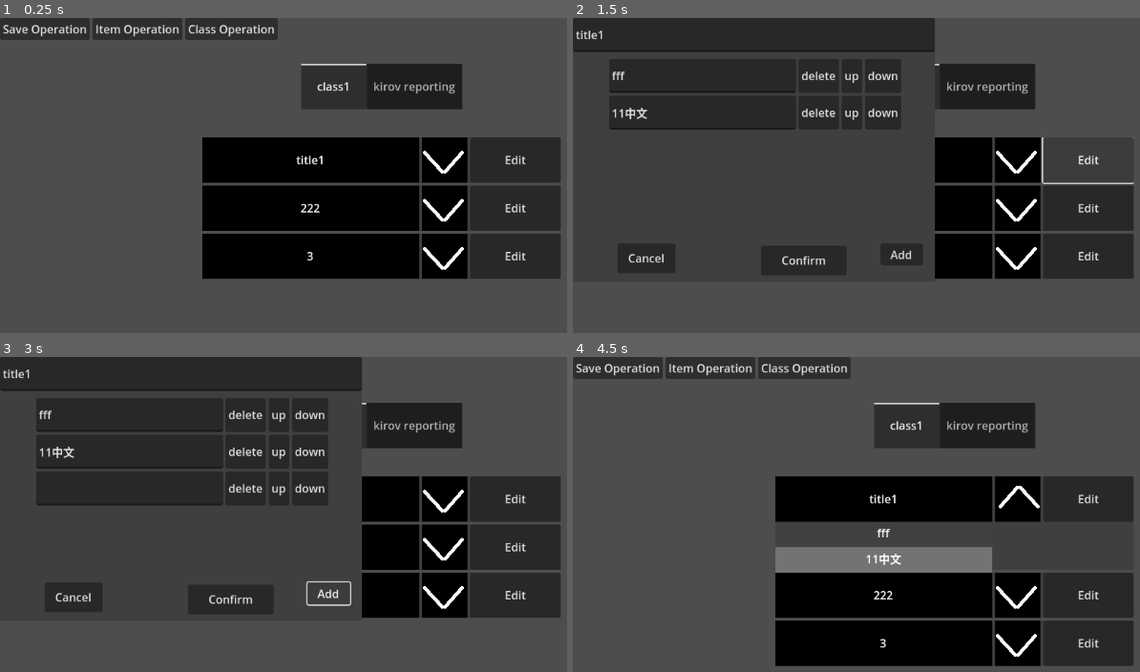
Above: before the commit, frames 1-4 (two rows, left to right).
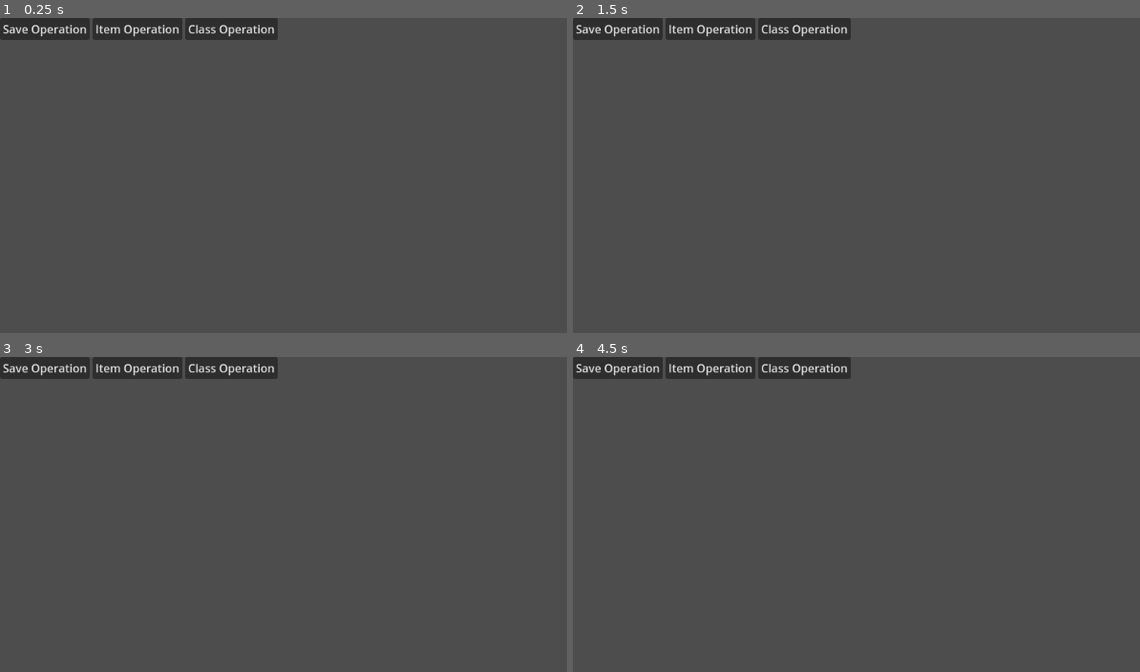
Above: after the commit, the same moments.

Repository: lfoxhlnut/KeyManager
Game: Godot game, scene res://ui/main.tscn
The game is run twice, just before and just after one commit, with the same random seed, the same clock (stepped at 60 frames per second) and the same inputs.
Inputs (mouse positions are in pixels of both pictures, inside the frame that each line leads up to):
- Up to frame 1 (0.25 s): no input
- Up to frame 2 (1.5 s): click (884, 159) at 0.5 s, where only the run before the commit has a clickable "title1"; click (1088, 159) at 1.25 s, where only the run before the commit has a clickable "Edit"
- Up to frame 3 (3 s): click (311, 546) at 2 s, where only the run before the commit has a clickable "222"; click (311, 596) at 2.75 s, where only the run before the commit has a clickable "3"
- Up to frame 4 (4.5 s): click (805, 599) at 3.5 s, where only the run before the commit has a clickable "Confirm"; click (1015, 498) at 4.27 s

The runs differ from the first frame. In frame 1, 31% of the frame differs, in the area x 35-99%, y 14-83%; in frame 2, 33%; in frame 3, 40%, in the area x 0-99%, y 0-83%; in frame 4, 34%.

Commit message:
changed save structure
added comments
now the class can maintain its order after loading and modifying

Diff:
--- a/script/content.gd
+++ b/script/content.gd
@@ -4,10 +4,22 @@
 const ItemTscn := preload("res://ui/item.tscn")
 @export var min_title_text_size: int = 12	# 官方没有提供 tab min width 这样的功能, 出此下策
 
-var data_dict: Dictionary = {}:
+
+var tab_title: Array[String] = []
+var tab_info: Array[Array] = []
+# 学到的: 这里封装 current_... 使得下次修改存档版本会变得简单得多
+var current_tab_title: String = "":
 	set(v):
-		data_dict = v.duplicate()
-		initialize()
+		tab_title[title.current_tab] = v
+	get:
+		return tab_title[title.current_tab]
+var current_tab_info: Array[Data] = []:
+	set(v):
+		tab_info[title.current_tab] = v
+	get:
+		# 这里不需要借助 modify_arr_with_data() 是因为 set_save_data() 在添加的时候用的临时数组 t 声明了 Array[Data]
+		return tab_info[title.current_tab]
+
 @onready var title: TabBar = $Title
 @onready var center_container: CenterContainer = $CenterContainer
 @onready var scroll_container: ScrollContainer = $CenterContainer/ScrollContainer
@@ -16,18 +28,6 @@
 
 
 func _ready() -> void:
-	data_dict = {
-		"class1": [
-			Data.new("title1", ["fff", "11中文"]),
-			Data.new("222", []),
-			Data.new("3", ["password", "11中文"]),
-		],
-		"kirov reporting": [
-			Data.new("vehicle", ["fff", "11中文"]),
-			Data.new("222", ["password", "11中文"]),
-			Data.new("3", ["password", "11中文"]),
-		],
-	}
 	_on_title_resized()
 
 
@@ -37,10 +37,83 @@
 
 func initialize() -> void:
 	title.clear_tabs()
-	for key: String in data_dict:
+	for key: String in tab_title:
 		add_title_tab(key)
 
 	_on_title_tab_changed(title.current_tab)
+
+
+func set_save_data(d: Dictionary, ver: String) -> void:
+	# 学到的: 对于这种简单的数据结构, 自己手写转换就行了, 在支持不完善的框架里尝试一劳永逸地解决这个问题会非常困难甚至不可能
+	match ver:
+		"0.0":
+			"""
+d like this
+d = {
+	"class1": [
+		Data.new("title1", ["fff", "11中文"]),
+		Data.new("222", ["password", "11中文"]),
+		Data.new("3", ["password", "11中文"]),
+	],
+	"kirov reporting": [
+		Data.new("vehicle", ["fff", "11中文"]),
+		Data.new("222", ["password", "11中文"]),
+		Data.new("3", ["password", "11中文"]),
+	],
+}
+var encoded := JSON.stringify(data_dict)
+var decoded: Dictionary = JSON.parse_string(encoded)
+print(decoded)
+print(typeof(decoded["class1"]))		# Array
+print(decoded["class1"][0] is String)	# true
+			"""
+			# convert to 1.0
+			for key: String in d:
+				tab_title.append(key)
+				var data_arr: Array[Data] = []
+
+				# 如果当时存档的时候, 某一个数组只有一个 str 成员, 那么 JSON.stringfy() 会把它转换成单个 str 而非 [str]
+				if d[key] is String:
+					d[key] = [d[key]]
+
+				# Array[str] -> Array[Data]
+				for i: String in d[key]:
+					data_arr.append(Data.from_string(i))
+				tab_info.append(data_arr)
+
+		"1.0":
+			"""
+d = {
+	tab_title=[
+		"class1",
+		"class2",
+	],
+	tab_info=[
+		[Data.new(),Data.new(),Data.new(),],
+		[Data.new(),Data.new(),Data.new(),],
+	]
+}
+			"""
+			tab_title = []
+			tab_info = []
+			for i: String in d["tab_title"]:
+				tab_title.append(i)
+			for i: Array in d["tab_info"]:
+				var t: Array[Data] = []
+				for k: String in i:
+					t.append(Data.from_string(k))
+				tab_info.append(t)
+		_:
+			print_debug("unknown save version")
+
+	initialize()
+
+
+func get_save_data() -> Dictionary:
+	return {
+		tab_title=tab_title,
+		tab_info=tab_info,
+	}
 
 
 func add_title_tab(s: String) -> void:
@@ -64,17 +137,16 @@
 	scroll_container.custom_minimum_size.y = center_container.size.y * 0.9
 
 
-func _on_title_tab_changed(tab: int = title.current_tab) -> void:
+func _on_title_tab_changed(_tab: int = title.current_tab) -> void:
 	free_vbox_children()
-	var key: String = get_title_tab_text(tab)
-	for id: int in data_dict[key].size():
+	for id: int in current_tab_info.size():
 		var item: Item = ItemTscn.instantiate()
 		# NOTE: gdscript 里没有函数闭包, 不能访问函数的局部变量
 		# 但是 局部节点变量的 queue_free() 是有用的, 全局变量或说类的成员也是可以访问的
-		item.data_modified.connect(func():
-			data_dict[key][id] = item.data
+		item.data_modified.connect(func():	# 单个 item 的数据修改不是 content.gd 管的, 不过这没问题, TODO: 也许应该把 content.gd 简化一下, 部分功能下放到子节点的脚本
+			current_tab_info[id] = item.data
 		)
-		item.data = data_dict[key][id]
+		item.data = current_tab_info[id]
 		v_box.add_child(item)
 
 		# NOTE: 必须主动展开一次, item 的 size, min_size 才是正确的
@@ -83,69 +155,60 @@
 		scroll_container.custom_minimum_size.x = item.custom_minimum_size.x
 
 
-func get_title_tab_text(tab: int) -> String:
-	## 优先使用此函数替代 title.get_tab_title()
-	var res := title.get_tab_title(tab).strip_edges()
-	return res
-
-
 func free_vbox_children() -> void:
 	for i: Node in v_box.get_children():
 		i.queue_free()
 
 
 func add_item(data: Data) -> void:
-	var key := get_title_tab_text(title.current_tab)
-	(data_dict[key] as Array).append(data)
+	current_tab_info.append(data)
+	# append 不会触发 setter
 	_on_title_tab_changed(title.current_tab)
 
 
 func add_class(data: Data) -> void:
-	if not data_dict.has(data.title):
+	if not tab_title.has(data.title):
 		title.add_tab(data.title)
-		data_dict[data.title] = []
+		tab_info.append([])
 	for i: String in data.info:
-		(data_dict[data.title] as Array).append(Data.new(i))
-
-	initialize()	# 只设置 data_dict 的一个键, 会触发 setter 吗
+		tab_info[-1].append(Data.new(i))
 
 
 func modify_current_class(modified: Data) -> void:
-	var key := get_title_tab_text(title.current_tab)
-	var items: Array[Data] = []
-
-	if modified.title != key and data_dict.has(modified.title):
-		# 当前 class 新的名字与原有的重复
+	var res: Array[Data] = []
+
+	# 判断当前 class 修改后是否与其他的 class 冲突
+	if modified.title != current_tab_title and tab_title.has(modified.title):
 		# TODO: 警告用户
-		items = data_dict[modified.title]	# 无需深复制
+		# 默认和原有的 class 合并
+		var id := tab_title.find(modified.title)
+		res = tab_info[id]	# 无需深复制
 
 	# 筛选出保留下的那些 item
 	for i: String in modified.info:
-		for k: Data in data_dict[key]:
+		for k: Data in current_tab_info:
 			if k.title == i:
-				items.append(k)
+				res.append(k)
 				break
 
-	data_dict.erase(key)
-	data_dict[modified.title] = items
-	initialize()
-
-	# 切换 tab 到刚刚修改过的 class
-	var tab_id := get_tab_id_by_text(modified.title)
-	assert(tab_id != -1)
-	title.current_tab = tab_id	# 会触发_on_title_tab_changed
-
-
+	current_tab_title = modified.title
+	current_tab_info = res
+	_on_title_tab_changed()
+
+
+## 返回的 Data 中, title 是当前 class 的 title, info 的各项是当前 class 所有 item 的 title
+## 用于修改当前 class(修改 class 的名字, 重排 item 的顺序)
 func get_current_class_info() -> Data:
-	var key := get_title_tab_text(title.current_tab)
 	var info: Array[String] = []
-	for i: Data in data_dict[key]:
+	for i: Data in current_tab_info:
 		info.append(i.title)
-	return Data.new(key, info)
-
-
-func get_tab_id_by_text(s: String) -> int:
-	for i: int in title.tab_count:
-		if get_title_tab_text(i) == s:
-			return i
-	return -1
+	return Data.new(current_tab_title, info)
+
+
+static func modify_arr_with_data(arr: Array) -> Array[Data]:
+	# 行, 为了类型安全, 可以接受这样的写法
+	# 不明白为什么强制转换都不允许 Array -> Array[Data], 转换出错那就在转换报错呗
+	var t: Array[Data] = []
+	for i: Data in arr:
+		t.append(i)
+	return t
--- a/script/data.gd
+++ b/script/data.gd
@@ -34,3 +34,19 @@
 	for i: int in range(1, pieces.size()):
 		_info.append(pieces[i])
 	return Data.new(_title, _info)
+
+
+func to_dict() -> Dictionary:
+	return {
+		title=title,
+		info=info,
+	}
+
+
+static func from_dict(d: Dictionary) -> Data:
+	var res := Data.new()
+	res.title = d["title"]
+	var type_id: int = typeof(d["info"])
+	assert(type_id == TYPE_PACKED_STRING_ARRAY)
+	res.info = d["info"]
+	return res
--- a/script/edit_window.gd
+++ b/script/edit_window.gd
@@ -22,11 +22,7 @@
 @onready var scroll_container: ScrollContainer = $Body/ScrollContainer
 @onready var add: Button = $Body/Add
 
-var info_num: int:
-	get:
-		if not is_node_ready():
-			await ready
-		return vbox.get_child_count()
+
 var info_id: int
 
 
@@ -39,7 +35,6 @@
 
 func initialize() -> void:
 	head.text = data.title
-	info_num = 0
 	info_id = 0
 	free_vbox()
 
--- a/script/global.gd
+++ b/script/global.gd
@@ -36,26 +36,6 @@
 	return get_node("../Main/HUD") as HUD
 
 
-"""
-data_dict = {
-	"class1": [
-		Data.new("title1", ["fff", "11中文"]),
-		Data.new("222", ["password", "11中文"]),
-		Data.new("3", ["password", "11中文"]),
-	],
-	"kirov reporting": [
-		Data.new("vehicle", ["fff", "11中文"]),
-		Data.new("222", ["password", "11中文"]),
-		Data.new("3", ["password", "11中文"]),
-	],
-}
-var encoded := JSON.stringify(data_dict)
-var decoded: Dictionary = JSON.parse_string(encoded)
-print(decoded)
-print(typeof(decoded["class1"]))	# Array
-print(decoded["class1"][0] is String)	# true
-"""
-
 func save_data(data_dict: Dictionary, passwd: String, save_path: String) -> void:
 	var save_file := FileAccess.open_encrypted_with_pass(save_path.path_join(DEFAULT_SAVE_FILENAME), FileAccess.WRITE, passwd)
 	if save_file == null:
@@ -70,23 +50,63 @@
 
 
 func load_save(passwd: String, save_path: String) -> Dictionary:
-	var res := {}
 	var save_file := FileAccess.open_encrypted_with_pass(save_path.path_join(DEFAULT_SAVE_FILENAME), FileAccess.READ, passwd)
 	if save_file == null:
 		print_debug("Fail to load save file. Error code is %s" % FileAccess.get_open_error())
 		return {}
-	var t: Dictionary = JSON.parse_string(save_file.get_pascal_string())
-	#print_debug("\n\n what is read:", t)
-	for key: String in t:
-		var data_arr: Array[Data] = []
-		#print_debug("\n\n t[%s] is %s" % [key, t[key]])
-		if t[key] is String:
-			t[key] = [t[key]]
-		for i: String in t[key]:
-			data_arr.append(Data.from_string(i))
-			assert(data_arr[-1] is Data)
-		#print_debug("\n\n what is converted:", data_arr)
-		res[key] = data_arr.duplicate()
+	return JSON.parse_string(save_file.get_pascal_string())
 
-	save_file.close()
+
+# 不适合用内置的 inst_to_dict(), 因为 JSON 默认将 Data 转换成 str, 且没有标注, 所以是不可逆的
+## 把一个字典里的所有 Data 和 Array[Data] 转换成字典(通过 Data.to_dict())
+## 假设含有一个 Data 的 Array 就是 Array[Data]
+## 假设不包含 Packed***Array 一类
+func normalize_dict(d: Dictionary) -> Dictionary:
+	var res := {}
+	for key in d:
+		var val
+		if d[key] is Data:
+			val = (d[key] as Data).to_dict()
+			val["type"] = "Data"
+			print_debug("encounter data")
+		# 假设含有一个 Data 的 Array 就是 Array[Data]
+		elif d[key] is Array and d[key][0] is Data:
+			var arr: Array = d[key]
+			val = {
+				type="Array[Data]",
+				num=arr.size(),
+			}
+			print_debug("encounter arr data")
+			for i: int in arr.size():
+				val[i]=arr[i].to_dict()
+		elif d[key] is Dictionary or d[key] is Array:
+			# 嵌套的类型就递归, 此函数只处理 Data, Array[Data] 和其他末项
+			# 其实包含 packed array 也能处理, 简单点可以判断 typeof(d[key]) 的范围, 但是解码也麻烦, 暂时不涉及就不管了
+			val = normalize_dict(d[key])	# fuck, 不好处理 array 的递归, 这个函数想法暂时破产了
+			## 暂时废弃
+		else:
+			val = d[key]
+
+		res[key] = val
 	return res
+
+
+## 暂时废弃
+## 与上面的方法相对应, 把应该是 Data/Array[Data] 的字典转换成 Data/Array[Data]
+func restore_normalized_dict(d: Dictionary) -> Dictionary:
+	var res := {}
+	for key in d:
+		var val
+		if d[key] is Dictionary and d[key].has("type"):
+			print_debug("here")
+			if d[key]["type"] == "Data":
+				val = Data.from_dict(d[key])
+				#print_debug(val)
+			else:	# d[key]["type"] == "Array[Data]"
+				val = []
+				for i: int in d[key]["num"]:
+					val.append(Data.from_dict(d[key][i] as Dictionary))
+		else:
+			val = d[key]
+		res[key] = val
+	return res
--- a/script/item.gd
+++ b/script/item.gd
@@ -14,7 +14,7 @@
 
 var data := Data.new():
 	set(v):
-		# NOTE:直接写 data = v 不会触发 setter
+		# NOTE:直接写 data = v 不会触发 Data.title 和 Data.info 的 setter
 		data.title = v.title
 		data.info = v.info
 		initialize()
--- a/script/main.gd
+++ b/script/main.gd
@@ -6,7 +6,8 @@
 # 添加注释, 或者两者一起(可能比较
 # auto save
 # 属性: 不显示
-# save structure
+# class 重新排序
+# item 文本过长如何处理
 
 func _ready() -> void:
 	_on_menu_load_pressed("111")	# 会覆盖掉 content.gd 里的测试数据
@@ -17,12 +18,25 @@
 	if res == {}:
 		# TODO: 添加提示等
 		print_debug("no save or password err")
-	else:
-		content.data_dict = res
+		return
+
+	match menu.save_ver:
+		"0.0":
+			content.set_save_data(res, menu.save_ver)
+		"1.0":
+			content.set_save_data(res["content"], menu.save_ver)
 
 
 func _on_menu_save_pressed(save_key: String) -> void:
-	Global.save_data(content.data_dict, save_key, menu.save_path)
+	menu.save_ver = "1.0"
+	Global.save_data(get_save_dict(), save_key, menu.save_path)
+
+
+func get_save_dict() -> Dictionary:
+	var save_dict := {
+		content=content.get_save_data(),
+	}
+	return save_dict
 
 
 func _on_menu_item_add_pressed(data: Data) -> void:
--- a/script/menu.gd
+++ b/script/menu.gd
@@ -38,6 +38,7 @@
 @onready var center_container: CenterContainer = $CenterContainer
 
 var save_path: String = Global.DEFAULT_SAVE_PATH
+var save_ver := ""
 
 
 func _ready() -> void:
@@ -65,10 +66,13 @@
 
 
 func load_config() -> void:
-	if not Global.config.has_section(CONFIG_SECTION_NAME):
+	var config := Global.config
+	if not config.has_section(CONFIG_SECTION_NAME):
 		return
 
-	save_path = Global.config.get_value(CONFIG_SECTION_NAME, "save_path", Global.DEFAULT_SAVE_PATH)
+	# 有默认值的话不需要判定键值是否存在
+	save_path = config.get_value(CONFIG_SECTION_NAME, "save_path", Global.DEFAULT_SAVE_PATH)
+	save_ver = config.get_value(CONFIG_SECTION_NAME, "save_ver", "0.0")
 
 
 func _exit_tree() -> void:
@@ -77,6 +81,7 @@
 
 func save_config() -> void:
 	Global.config.set_value(CONFIG_SECTION_NAME, "save_path", save_path)
+	Global.config.set_value(CONFIG_SECTION_NAME, "save_ver", save_ver)
 
 
 func _on_edit_save_path_pressed() -> void:
Not shown, changed: .gitignore
